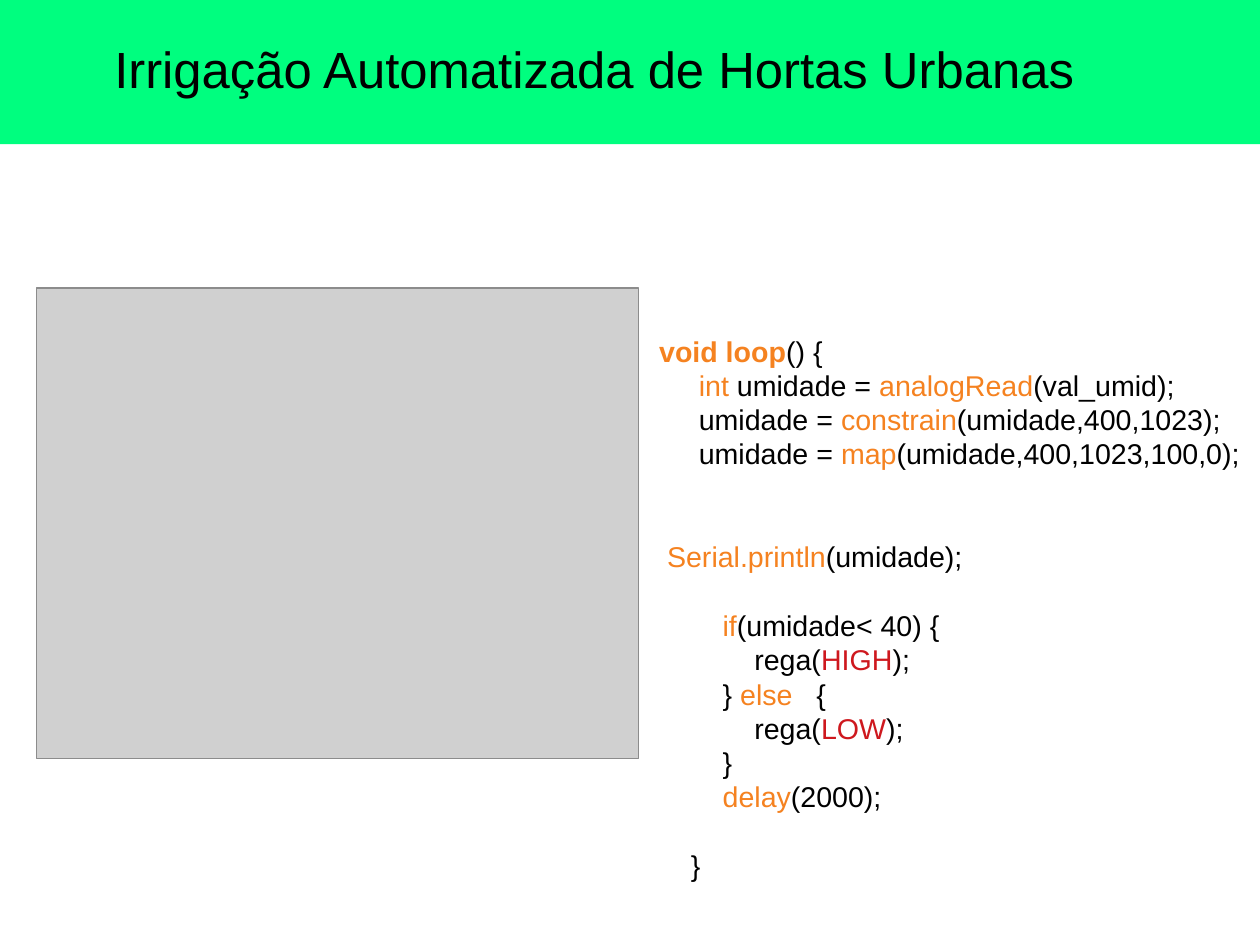
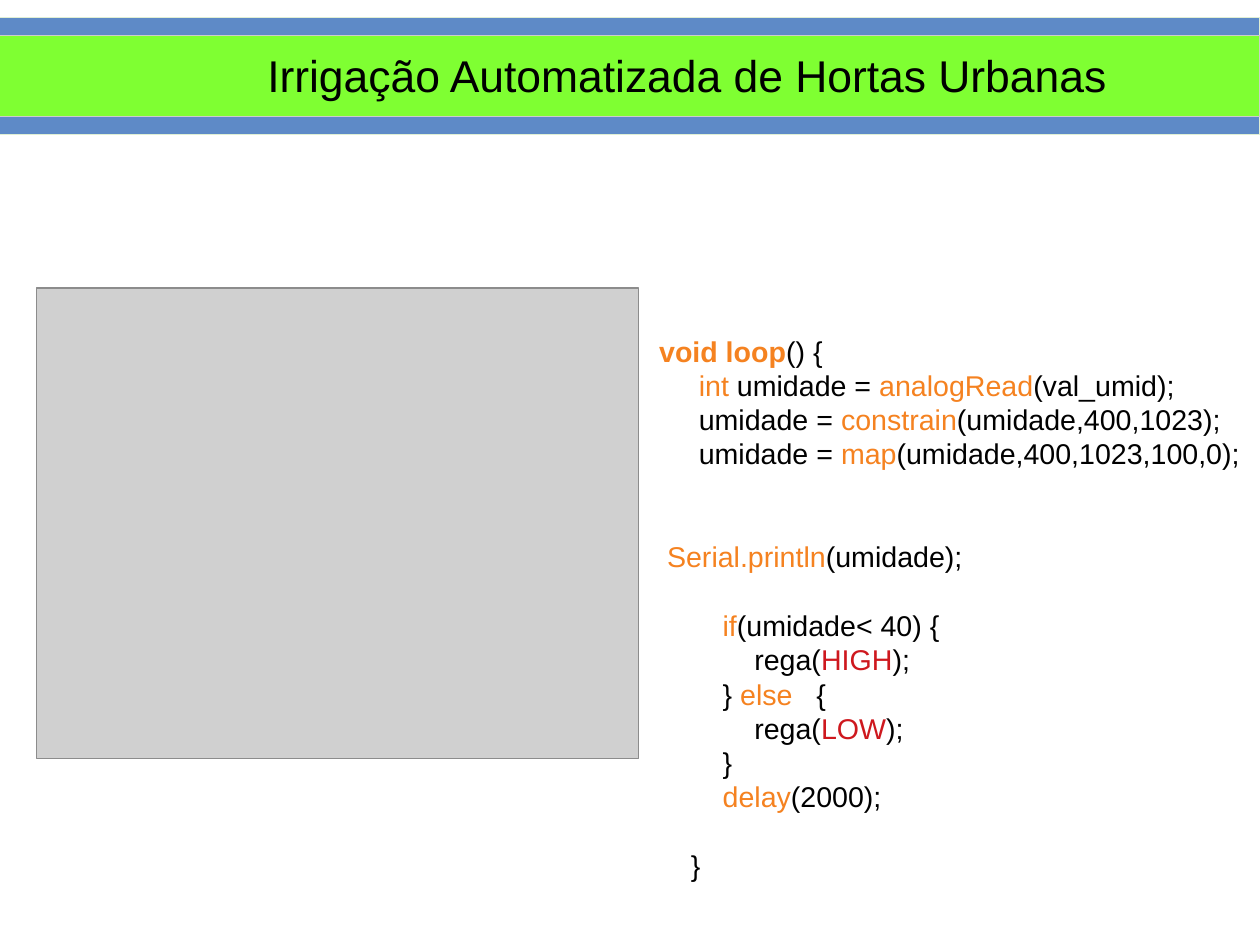
Before and after one commit to smjacques/Horta-Automatizada-ESDI, a slide deck: slide 18 of Slides/Uso de Arduino para Irrigação Automatizada de Hortas Urbanas.odp (slide 17 before the commit). Drawn at 1260x945 pixels with LibreOffice and Linux fonts; fonts in the diff are those of the drawing; grey boxes stand for pictures. Boxes give left, top, right and bottom in pixels: in the first picture for what was removed or moved away, otherwise in the second. Text is boxed around its words. In the diff, an @@ line names an element or a change of style, - is before the commit and + after.

```diff
--- a/Slides/Uso de Arduino para Irrigação Automatizada de Hortas Urbanas.odp
+++ b/Slides/Uso de Arduino para Irrigação Automatizada de Hortas Urbanas.odp
@@ rectangle added at (0, 18, 1260, 135), fill #5E8AC7, outline #E0EFD4 0 pt @@
@@ rectangle added at (0, 35, 1260, 117), fill #7FFF32, outline #CCCCCC 0 pt @@
@@ title "Irrigação Automatizada de Hortas Urbanas": place and size @@
-title "Irrigação Automatizada de Hortas Urbanas" at (0, 0, 1260, 144)
+title "Irrigação Automatizada de Hortas Urbanas" at (267, 59, 1106, 101)
@@ title "Irrigação Automatizada de Hortas Urbanas" at (267, 59, 1106, 101): size 32 to 28 pt; fill #00FE7F to none @@
```
Also in this commit, not shown: 21 other slides changed, 8 slides added, 4 slides removed, 17 other files.
